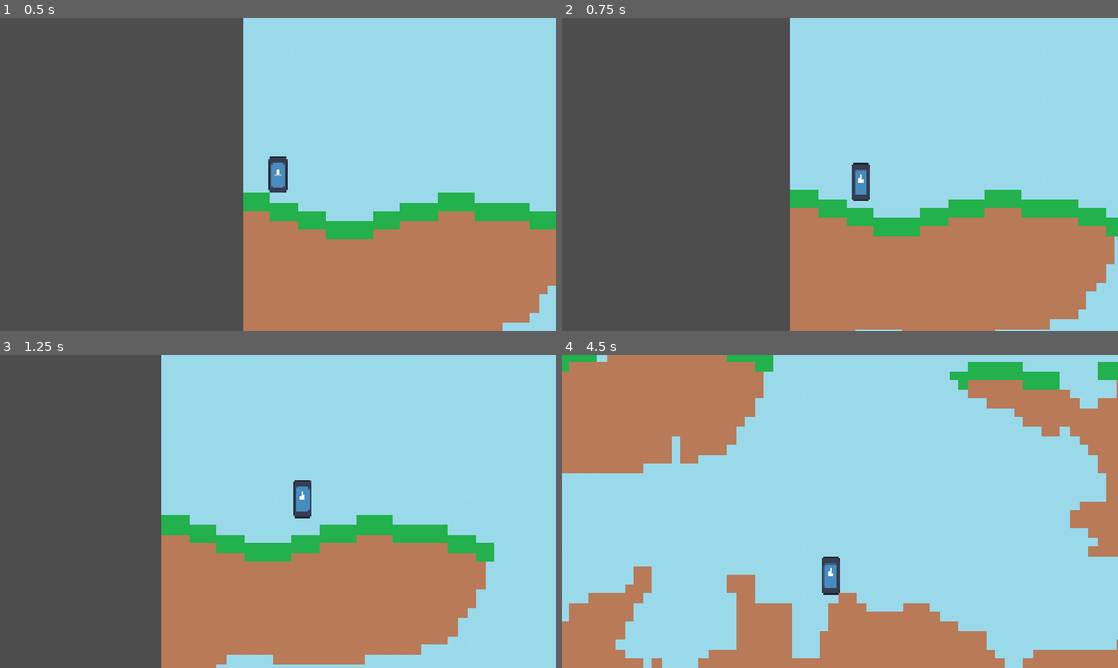
Above: before the commit, frames 1-4 (two rows, left to right).
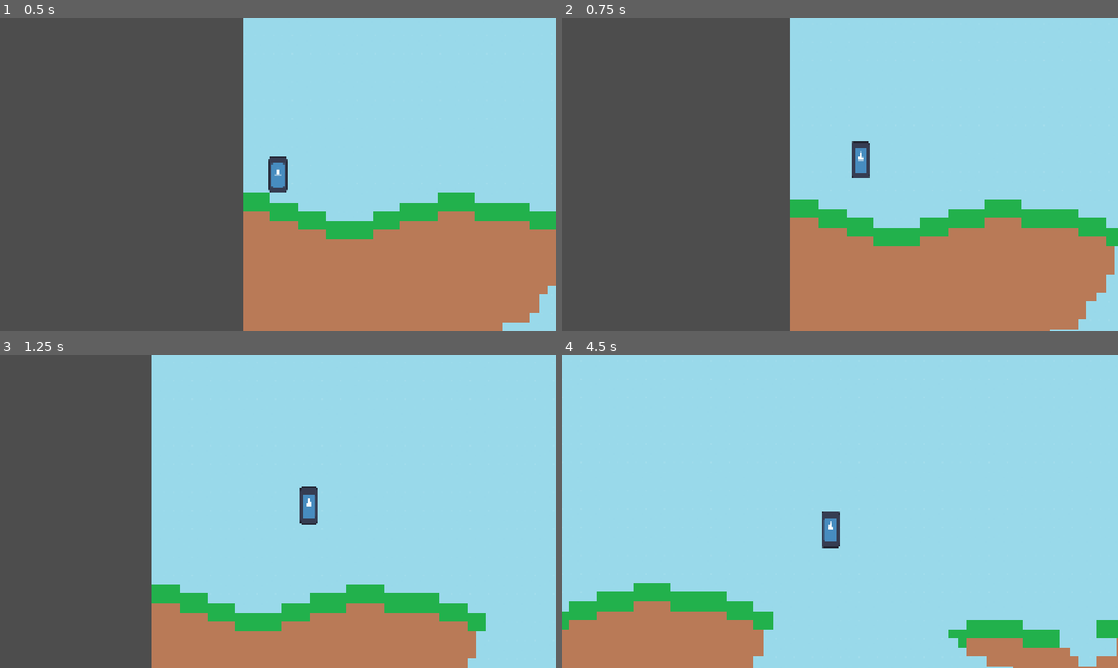
Above: after the commit, the same moments.

Repository: Spino77/godot-DAM
Game: Godot game, scene res://escenas/main.tscn
Two runs of this game, one before a commit and one after it. Both use one fixed random seed, a clock stepped at 60 frames per second and the inputs below. The engine's default icon, where the game draws it, is replaced by a stand-in: a white triangle on a blue panel in a dark square.
Inputs (mouse positions are in pixels of both pictures, inside the frame that each line leads up to):
- Up to frame 1 (0.5 s): no input
- Up to frame 2 (0.75 s): move the mouse to (962, 158) at 0.52 s; hold D (mov_derecha) from 0.53 s (still down); tap Space (saltar) at 0.6 s; click (962, 158) at 0.67 s
- Up to frame 3 (1.25 s): keep holding D (mov_derecha); tap Space (saltar) at 0.77, 1.07 s
- Up to frame 4 (4.5 s): move the mouse to (728, 527) at 1.27 s; tap Mouse wheel down (scroll_abajo) at 1.35, 3.6 s; click (728, 527) at 1.42 s; tap Space (saltar) at 1.52, 1.55, 1.82, 2.3, 2.85, 3.02, 3.32, 3.77, 3.8, 4.07 s; move the mouse to (895, 442) at 2.02 s; release D (mov_derecha) at 2.03 s; hold A (mov_izquierda) 2.03-2.78 s; tap Mouse wheel up (scroll_arriba) at 2.1, 4.35 s; click (895, 442) at 2.17 s; move the mouse to (812, 574) at 2.77 s; hold D (mov_derecha) 2.78-4.28 s; click (812, 574) at 2.92 s; move the mouse to (1006, 558) at 3.52 s; click (1006, 558) at 3.67 s; move the mouse to (673, 464) at 4.27 s; hold A (mov_izquierda) from 4.28 s (still down); click (673, 464) at 4.42 s

Frame 1 is identical in both runs. In frame 2, 4.8% of the frame differs, in the area x 41-100%, y 39-100%; in frame 3, 21%; in frame 4, 33%, in the area x 0-100%, y 0-100%.

Commit message:
comentado construccion y minar y añadido doble salto

Diff:
--- a/scripts/mapa.gd
+++ b/scripts/mapa.gd
@@ -21,19 +21,19 @@
 				else:
 					set_cell(Vector2i(x,y),1,Vector2i(1,0))
 
-func _physics_process(delta: float) -> void:
-	if Input.is_mouse_button_pressed(MOUSE_BUTTON_LEFT):
-		var mouse_pos: Vector2 = get_global_mouse_position()
-		var local_pos: Vector2 = to_local(mouse_pos)
-		var tile_pos: Vector2i = local_to_map(local_pos)
-		if get_cell_source_id(tile_pos) == 1:
-			bloques += 1
-		erase_cell(tile_pos)
-		set_cell(tile_pos,2,Vector2i(0,0))
-	if Input.is_mouse_button_pressed(MOUSE_BUTTON_RIGHT) and bloques > 0:
-		var mouse_pos: Vector2 = get_global_mouse_position()
-		var local_pos: Vector2 = to_local(mouse_pos)
-		var tile_pos: Vector2i = local_to_map(local_pos)
-		if get_cell_source_id(tile_pos) == 2:
-			set_cell(tile_pos,1,Vector2i(1,0))
-			bloques -= 1
+#func _physics_process(delta: float) -> void:
+	#if Input.is_mouse_button_pressed(MOUSE_BUTTON_LEFT):
+		#var mouse_pos: Vector2 = get_global_mouse_position()
+		#var local_pos: Vector2 = to_local(mouse_pos)
+		#var tile_pos: Vector2i = local_to_map(local_pos)
+		#if get_cell_source_id(tile_pos) == 1:
+			#bloques += 1
+		#erase_cell(tile_pos)
+		#set_cell(tile_pos,2,Vector2i(0,0))
+	#if Input.is_mouse_button_pressed(MOUSE_BUTTON_RIGHT) and bloques > 0:
+		#var mouse_pos: Vector2 = get_global_mouse_position()
+		#var local_pos: Vector2 = to_local(mouse_pos)
+		#var tile_pos: Vector2i = local_to_map(local_pos)
+		#if get_cell_source_id(tile_pos) == 2:
+			#set_cell(tile_pos,1,Vector2i(1,0))
+			#bloques -= 1
--- a/scripts/personaje.gd
+++ b/scripts/personaje.gd
@@ -2,13 +2,23 @@
 
 var velocidad = 300.0
 var velocidad_salto = -350.0
+var max_saltos = 2
+var saltos
 
 func _physics_process(delta: float) -> void:
 	if not is_on_floor():
 		velocity += get_gravity() * delta
+	if is_on_floor():
+		saltos = max_saltos
 
-	if Input.is_action_just_pressed("saltar") and is_on_floor():
-		velocity.y = velocidad_salto
+	if Input.is_action_just_pressed("saltar"):
+		if is_on_floor():
+			velocity.y = velocidad_salto
+			saltos -= 1
+		elif saltos > 0:
+			velocity.y = velocidad_salto
+			saltos -= 1
+
 
 	var direction := Input.get_axis("mov_izquierda", "mov_derecha")
 	if direction:
